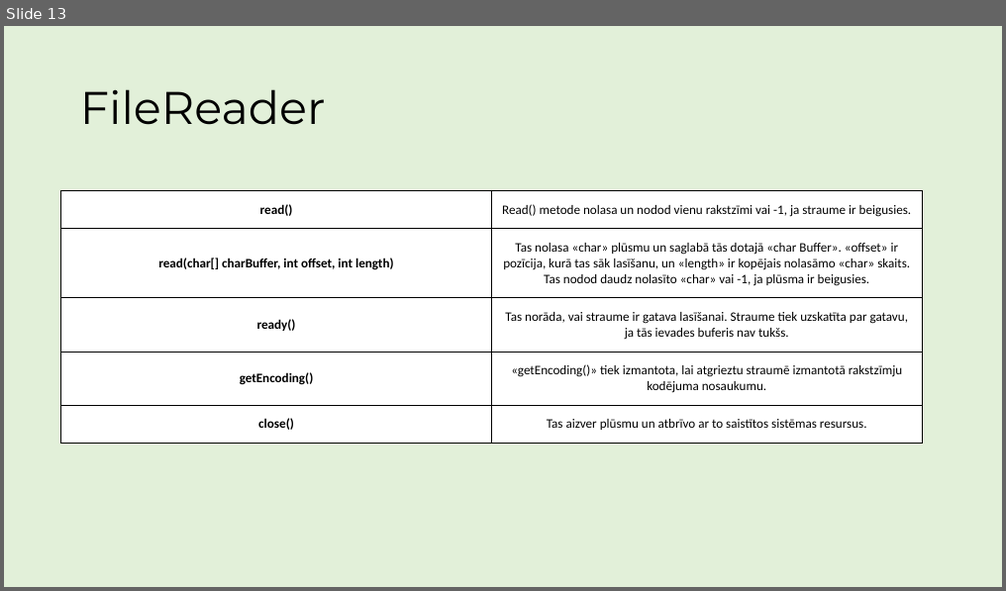
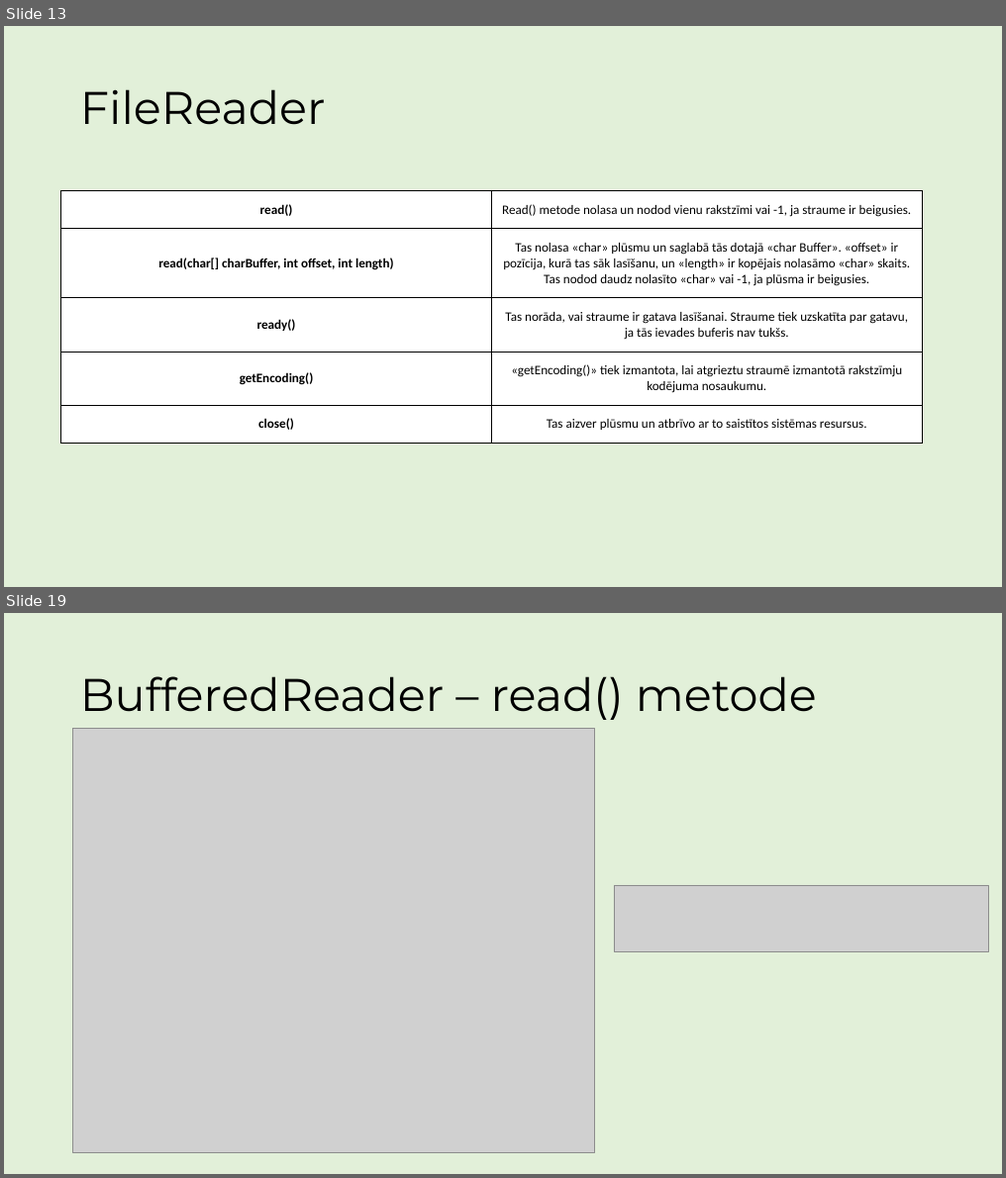
Before and after one commit to ricciss/TekstaDatnes, a slide deck: MacibuMaterials.pptx. Shown one above the other, each under a label of ours: slide 13 before the commit, slides 13 and 19 after it; the slides between them are not shown. The pictures are 1006x591 and 1006x1178 pixels, drawn with LibreOffice and Linux fonts; fonts in the diff are those of the drawing; grey boxes stand for pictures. Boxes give left, top, right and bottom in pixels: in the first picture for what was removed or moved away, otherwise in the second. Text is boxed around its words. In the diff, an @@ line names an element or a change of style, - is before the commit and + after.

Commit message:
Pievienota informācija par bufferedReader

```diff
--- a/MacibuMaterials.pptx
+++ b/MacibuMaterials.pptx
@@ slide 19 added at (4,613,1002,1174), background #E2F0D9 @@
@@ title added at (80,676,817,720), 44 pt, text #000000 @@
+BufferedReader – read() metode
@@ picture added at (73,728,595,1154) @@
@@ picture added at (614,885,989,953) @@
```
Also in this commit, not shown: 1 slide changed, 6 other slides added, 1 slide removed.
